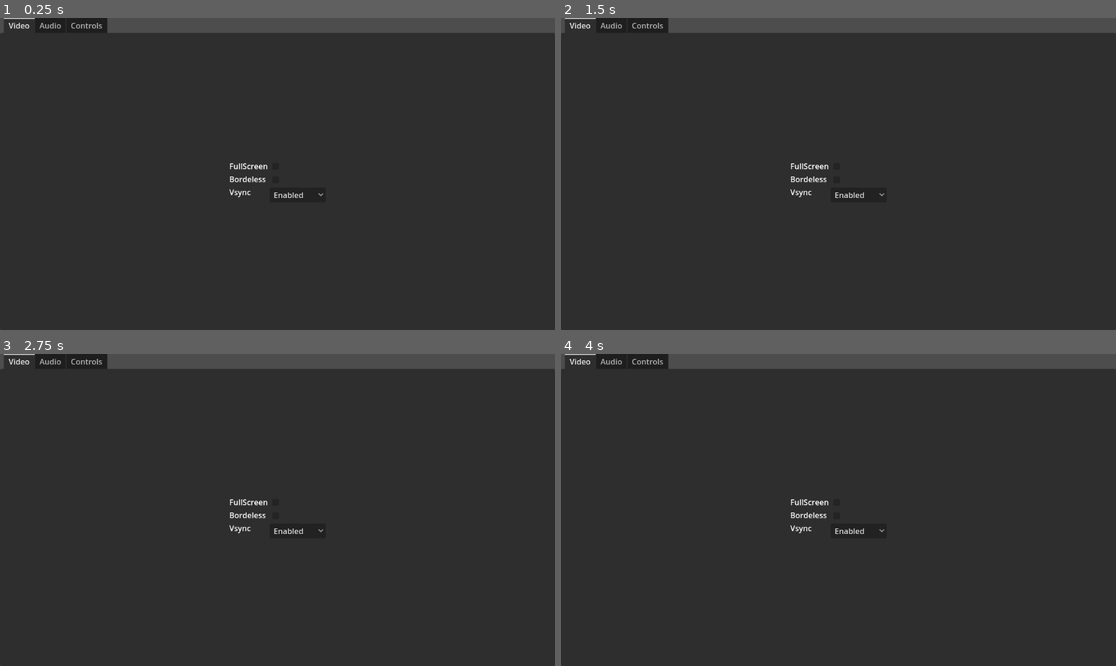
Above: before the commit, frames 1-4 (two rows, left to right).
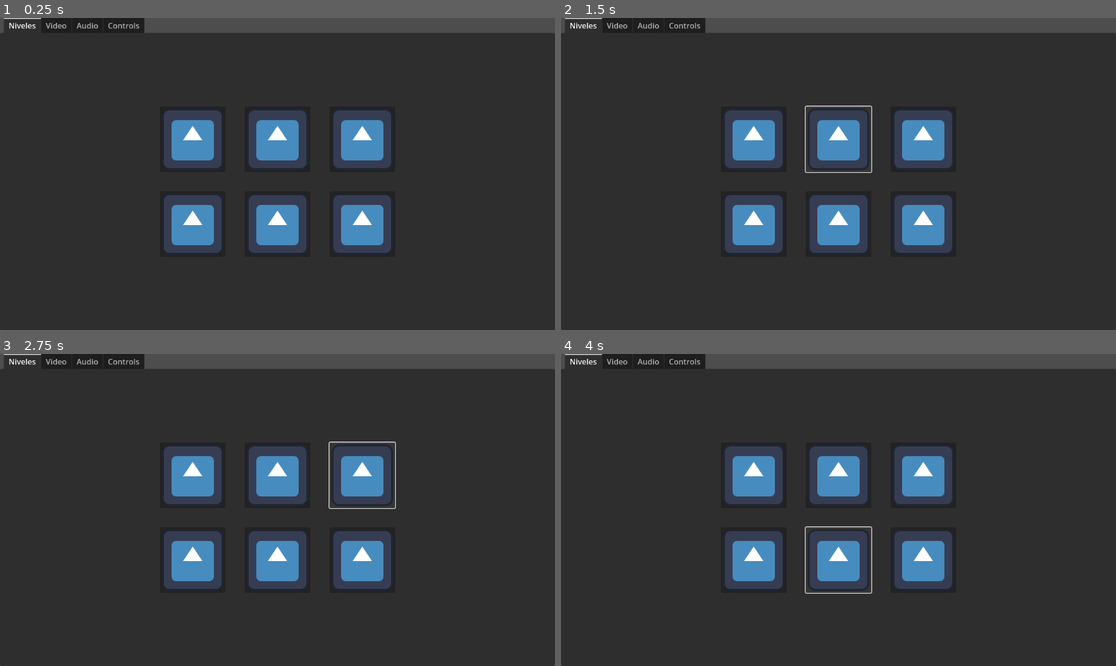
Above: after the commit, the same moments.

Repository: BrianGerardi/MonarcaJamjueguito
Game: Godot game, scene res://Escenas/test_scene.tscn
Two runs of this game, one before a commit and one after it. Both use one fixed random seed, a clock stepped at 60 frames per second and the inputs below. The project has no main scene, so this scene is started directly. The engine's default icon, where the game draws it, is replaced by a stand-in: a white triangle on a blue panel in a dark square.
Inputs (mouse positions are in pixels of both pictures, inside the frame that each line leads up to):
- Up to frame 1 (0.25 s): no input
- Up to frame 2 (1.5 s): click (755, 139) at 0.52 s; click (838, 139) at 1.27 s
- Up to frame 3 (2.75 s): click (360, 475) at 2.02 s
- Up to frame 4 (4 s): click (755, 559) at 2.77 s; click (838, 559) at 3.52 s

The runs differ from the first frame. In frame 1, 12% of the frame differs, in the area x 1-71%, y 0-76%; in frame 2, 12%; in frame 3, 12%, in the area x 1-72%, y 0-76%; in frame 4, 12%.

Commit message:
addlvlmainmenu

Diff:
--- /dev/null
+++ b/Escenas/MainMenuLvlButton.gd
@@ -0,0 +1,9 @@
+extends Button
+
+@export var nivel_path: String
+
+func _ready():
+	pressed.connect(_on_pressed)
+
+func _on_pressed():
+	get_tree().change_scene_to_file(nivel_path)
--- a/Escenas/main_menu.tscn
+++ b/Escenas/main_menu.tscn
@@ -9,7 +9,6 @@
 grow_vertical = 2
 
 [node name="VBoxContainer" type="VBoxContainer" parent="."]
-visible = false
 layout_mode = 1
 anchors_preset = 8
 anchor_left = 0.5
--- a/Escenas/test_scene.tscn
+++ b/Escenas/test_scene.tscn
@@ -1,7 +1,9 @@
-[gd_scene load_steps=4 format=3 uid="uid://b8wfdak1a6f1a"]
+[gd_scene load_steps=6 format=3 uid="uid://b8wfdak1a6f1a"]
 
 [ext_resource type="Script" uid="uid://12ax0nnmisp0" path="res://Scripts/video.gd" id="1_e6lyq"]
+[ext_resource type="Texture2D" uid="uid://carxd164g728i" path="res://icon.svg" id="1_or7i0"]
 [ext_resource type="Script" uid="uid://deswpj81rgkkm" path="res://Scripts/audio.gd" id="2_cmli1"]
+[ext_resource type="Script" uid="uid://c0o42dwelrgoy" path="res://Escenas/MainMenuLvlButton.gd" id="2_mde8h"]
 [ext_resource type="PackedScene" uid="uid://cld2whxb42kuv" path="res://Escenas/action_button.tscn" id="3_dkwi6"]
 
 [node name="TestScene" type="Node2D"]
@@ -16,10 +18,62 @@
 grow_vertical = 2
 current_tab = 0
 
+[node name="Niveles" type="TabBar" parent="UI/Settings"]
+layout_mode = 2
+metadata/_tab_index = 0
+
+[node name="GridContainer" type="GridContainer" parent="UI/Settings/Niveles"]
+layout_mode = 1
+anchors_preset = 8
+anchor_left = 0.5
+anchor_top = 0.5
+anchor_right = 0.5
+anchor_bottom = 0.5
+offset_left = -20.0
+offset_top = -20.0
+offset_right = 20.0
+offset_bottom = 20.0
+grow_horizontal = 2
+grow_vertical = 2
+theme_override_constants/h_separation = 40
+theme_override_constants/v_separation = 40
+columns = 3
+
+[node name="Nivel1" type="Button" parent="UI/Settings/Niveles/GridContainer"]
+layout_mode = 2
+icon = ExtResource("1_or7i0")
+script = ExtResource("2_mde8h")
+
+[node name="Nivel2" type="Button" parent="UI/Settings/Niveles/GridContainer"]
+layout_mode = 2
+icon = ExtResource("1_or7i0")
+script = ExtResource("2_mde8h")
+
+[node name="Nivel3" type="Button" parent="UI/Settings/Niveles/GridContainer"]
+layout_mode = 2
+icon = ExtResource("1_or7i0")
+script = ExtResource("2_mde8h")
+
+[node name="Nivel4" type="Button" parent="UI/Settings/Niveles/GridContainer"]
+layout_mode = 2
+icon = ExtResource("1_or7i0")
+script = ExtResource("2_mde8h")
+
+[node name="Nivel5" type="Button" parent="UI/Settings/Niveles/GridContainer"]
+layout_mode = 2
+icon = ExtResource("1_or7i0")
+script = ExtResource("2_mde8h")
+
+[node name="Nivel6" type="Button" parent="UI/Settings/Niveles/GridContainer"]
+layout_mode = 2
+icon = ExtResource("1_or7i0")
+script = ExtResource("2_mde8h")
+
 [node name="Video" type="TabBar" parent="UI/Settings"]
+visible = false
 layout_mode = 2
 script = ExtResource("1_e6lyq")
-metadata/_tab_index = 0
+metadata/_tab_index = 1
 
 [node name="HBoxContainer" type="HBoxContainer" parent="UI/Settings/Video"]
 layout_mode = 1
@@ -78,7 +132,7 @@
 visible = false
 layout_mode = 2
 script = ExtResource("2_cmli1")
-metadata/_tab_index = 1
+metadata/_tab_index = 2
 
 [node name="HBoxContainer" type="HBoxContainer" parent="UI/Settings/Audio"]
 layout_mode = 1
@@ -134,7 +188,7 @@
 [node name="Controls" type="TabBar" parent="UI/Settings"]
 visible = false
 layout_mode = 2
-metadata/_tab_index = 2
+metadata/_tab_index = 3
 
 [node name="HBoxContainer" type="HBoxContainer" parent="UI/Settings/Controls"]
 layout_mode = 1
@@ -196,6 +250,12 @@
 size_flags_vertical = 7
 action = "ui_right"
 
+[connection signal="pressed" from="UI/Settings/Niveles/GridContainer/Nivel1" to="UI/Settings/Niveles/GridContainer/Nivel1" method="_on_pressed"]
+[connection signal="pressed" from="UI/Settings/Niveles/GridContainer/Nivel2" to="UI/Settings/Niveles/GridContainer/Nivel2" method="_on_pressed"]
+[connection signal="pressed" from="UI/Settings/Niveles/GridContainer/Nivel3" to="UI/Settings/Niveles/GridContainer/Nivel3" method="_on_pressed"]
+[connection signal="pressed" from="UI/Settings/Niveles/GridContainer/Nivel4" to="UI/Settings/Niveles/GridContainer/Nivel4" method="_on_pressed"]
+[connection signal="pressed" from="UI/Settings/Niveles/GridContainer/Nivel5" to="UI/Settings/Niveles/GridContainer/Nivel5" method="_on_pressed"]
+[connection signal="pressed" from="UI/Settings/Niveles/GridContainer/Nivel6" to="UI/Settings/Niveles/GridContainer/Nivel6" method="_on_pressed"]
 [connection signal="toggled" from="UI/Settings/Video/HBoxContainer/VBoxContainer2/FullScreen" to="UI/Settings/Video" method="_on_full_screen_toggled"]
 [connection signal="toggled" from="UI/Settings/Video/HBoxContainer/VBoxContainer2/Bordeless" to="UI/Settings/Video" method="_on_bordeless_toggled"]
 [connection signal="item_selected" from="UI/Settings/Video/HBoxContainer/VBoxContainer2/Vsync" to="UI/Settings/Video" method="_on_vsync_item_selected"]
Not shown, added: Escenas/MainMenuLvlButton.gd.uid
Not shown, changed: assets/cursores mouse/dot_small.svg.import
Not shown, changed: assets/cursores mouse/hand_open.svg.import
Not shown, changed: assets/modelos3d/dadoBlender.fbx.import
Not shown, changed: assets/modelos3d/psx_wooden_table.glb.import
Not shown, changed: assets/modelos3d/psx_wooden_table_0.png.import
Not shown, changed: assets/modelos3d/sofa/gray_couch.glb.import
Not shown, changed: assets/modelos3d/sofa/gray_couch_0.jpg.import
Not shown, changed: assets/modelos3d/sofa/gray_couch_1.png.import
Not shown, changed: assets/modelos3d/sofa/psx_wooden_table_0.png.import
Not shown, changed: assets/modelos3d/televisor test/old_tv.glb.import
Not shown, changed: assets/modelos3d/televisor test/old_tv_0.jpg.import
(and 6 more such lines)
